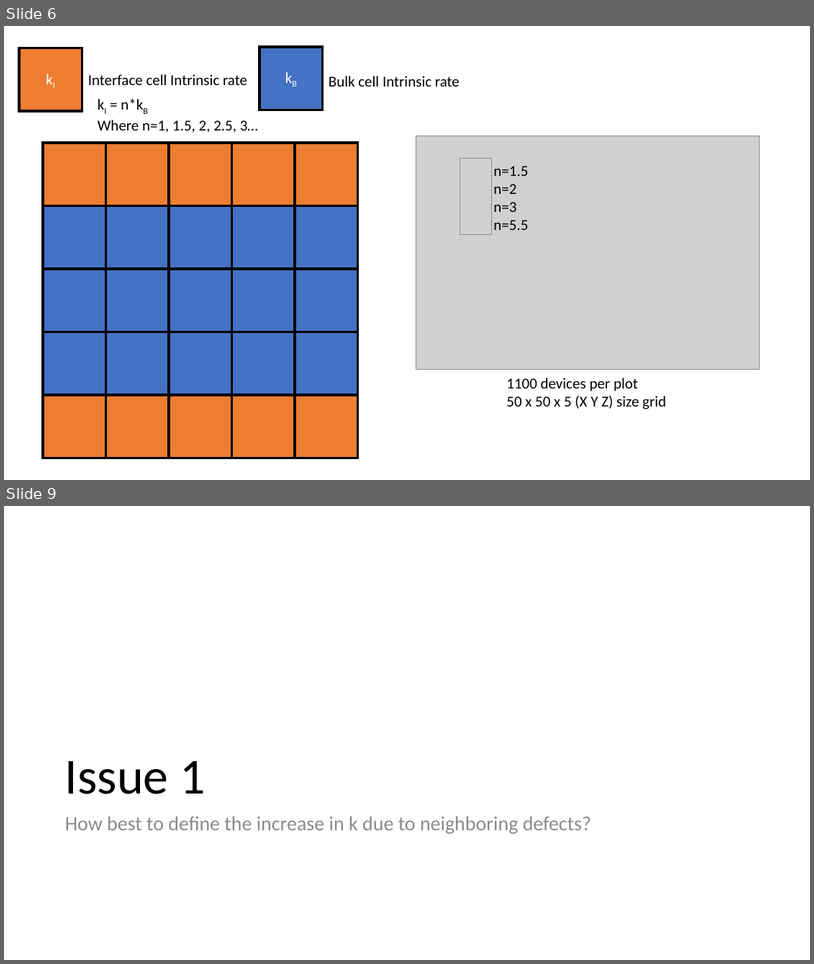
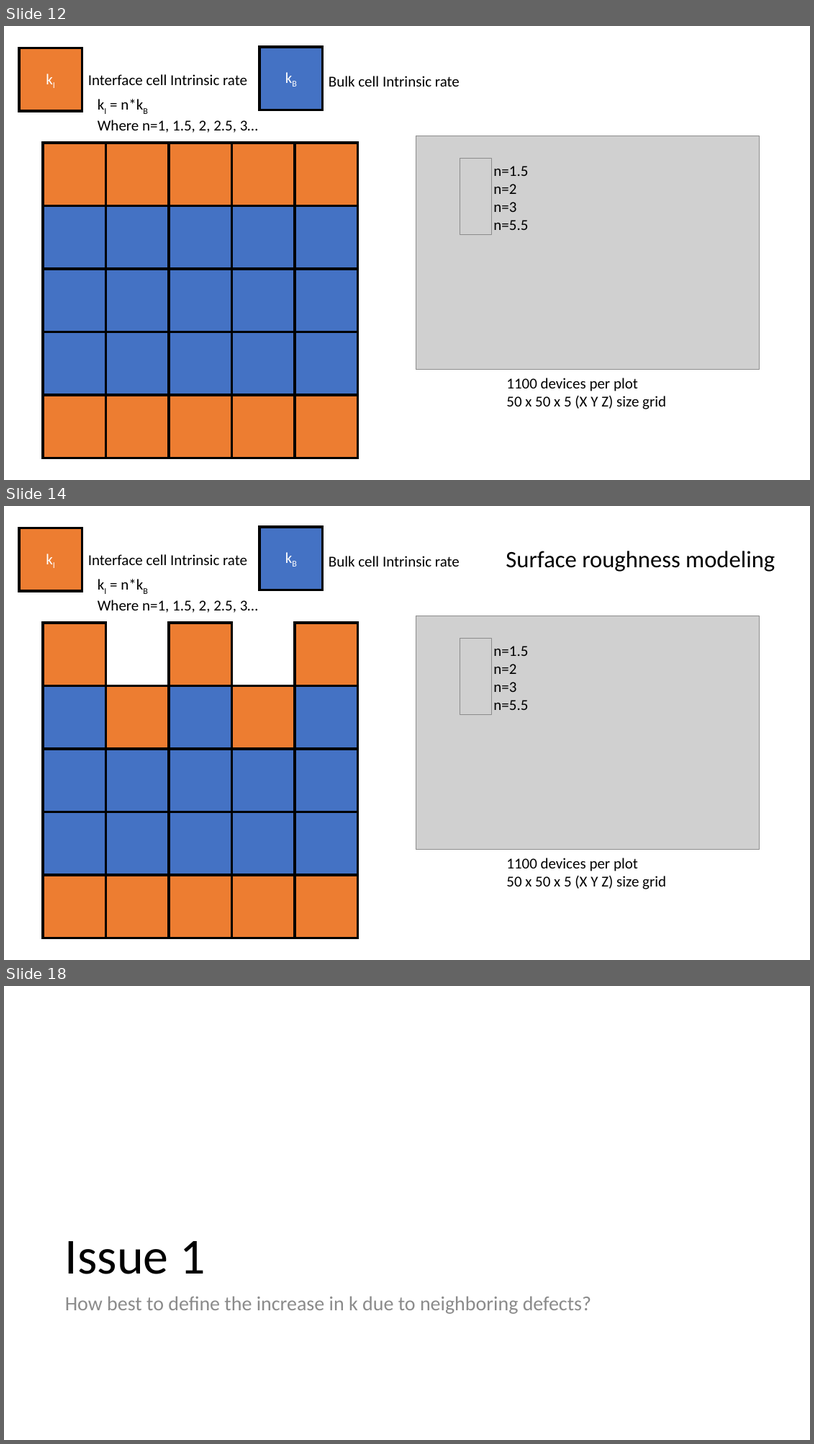
Before and after one commit to ChrisLiutx/Monte-Carlos-MgO-TDDB, a slide deck: Notes.pptx. Shown one above the other, each under a label of ours: slides 6 and 9 before the commit, slides 12, 14 and 18 after it; the slides between them are not shown. The pictures are 814x964 and 814x1444 pixels, drawn with LibreOffice and Linux fonts; fonts in the diff are those of the drawing; grey boxes stand for pictures. Boxes give left, top, right and bottom in pixels: in the first picture for what was removed or moved away, otherwise in the second. Text is boxed around its words. In the diff, an @@ line names an element or a change of style, - is before the commit and + after.

```diff
--- a/Notes.pptx
+++ b/Notes.pptx
@@ slide 14 added at <box>4,506,810,960</box>, background #FFFFFF @@
@@ rectangle added at <box>260,527,323,590</box>, fill #4472C4, outline #000000 3 pt, 18 pt, text #FFFFFF @@
+kB
@@ rectangle added at <box>19,528,82,591</box>, fill #ED7D31, outline #000000 3 pt, 18 pt, text #FFFFFF @@
+kI
@@ text added at <box>88,554,247,565</box>, 18 pt, text #000000 @@
+Interface cell Intrinsic rate
@@ text added at <box>329,556,460,566</box>, 18 pt, text #000000 @@
+Bulk cell Intrinsic rate
@@ text added at <box>506,551,775,572</box>, 28 pt, text #000000 @@
+Surface roughness modeling
@@ text added at <box>98,579,258,613</box>, 18 pt, text #000000 @@
+kI = n*kB
+Where n=1, 1.5, 2, 2.5, 3…
@@ rectangle added at <box>43,623,106,686</box>, fill #ED7D31, outline #000000 3 pt @@
@@ rectangle added at <box>169,623,232,686</box>, fill #ED7D31, outline #000000 3 pt @@
@@ rectangle added at <box>295,623,358,686</box>, fill #ED7D31, outline #000000 3 pt @@
@@ picture added at <box>417,615,759,849</box> @@
@@ picture added at <box>460,638,492,715</box> @@
@@ text added at <box>494,646,528,710</box>, 18 pt, text #000000 @@
+n=1.5
+n=2
+n=3
+n=5.5
@@ rectangle added at <box>43,686,106,749</box>, fill #4472C4, outline #000000 3 pt @@
@@ rectangle added at <box>106,686,169,749</box>, fill #ED7D31, outline #000000 3 pt @@
@@ rectangle added at <box>169,686,232,749</box>, fill #4472C4, outline #000000 3 pt @@
@@ rectangle added at <box>232,686,295,749</box>, fill #ED7D31, outline #000000 3 pt @@
@@ rectangle added at <box>295,686,358,749</box>, fill #4472C4, outline #000000 3 pt @@
@@ rectangle added at <box>43,749,106,811</box>, fill #4472C4, outline #000000 3 pt @@
@@ rectangle added at <box>106,749,169,811</box>, fill #4472C4, outline #000000 3 pt @@
@@ rectangle added at <box>169,749,232,811</box>, fill #4472C4, outline #000000 3 pt @@
@@ rectangle added at <box>232,749,295,811</box>, fill #4472C4, outline #000000 3 pt @@
@@ rectangle added at <box>295,749,358,811</box>, fill #4472C4, outline #000000 3 pt @@
@@ rectangle added at <box>43,811,106,875</box>, fill #4472C4, outline #000000 3 pt @@
@@ rectangle added at <box>106,811,169,875</box>, fill #4472C4, outline #000000 3 pt @@
@@ rectangle added at <box>169,811,232,875</box>, fill #4472C4, outline #000000 3 pt @@
@@ rectangle added at <box>232,811,295,875</box>, fill #4472C4, outline #000000 3 pt @@
@@ rectangle added at <box>295,811,358,875</box>, fill #4472C4, outline #000000 3 pt @@
@@ text added at <box>507,857,666,889</box>, 18 pt, text #000000 @@
+1100 devices per plot
+50 x 50 x 5 (X Y Z) size grid
@@ rectangle added at <box>43,875,106,938</box>, fill #ED7D31, outline #000000 3 pt @@
@@ rectangle added at <box>106,875,169,938</box>, fill #ED7D31, outline #000000 3 pt @@
@@ rectangle added at <box>169,875,232,938</box>, fill #ED7D31, outline #000000 3 pt @@
@@ rectangle added at <box>232,875,295,938</box>, fill #ED7D31, outline #000000 3 pt @@
@@ rectangle added at <box>295,875,358,938</box>, fill #ED7D31, outline #000000 3 pt @@
@@ what was slide 6 is now slide 12 @@
@@ what was slide 9 is now slide 18 @@
```
Also in this commit, not shown: 4 slides changed, 11 other slides added, 1 slide removed, 4 other files.
